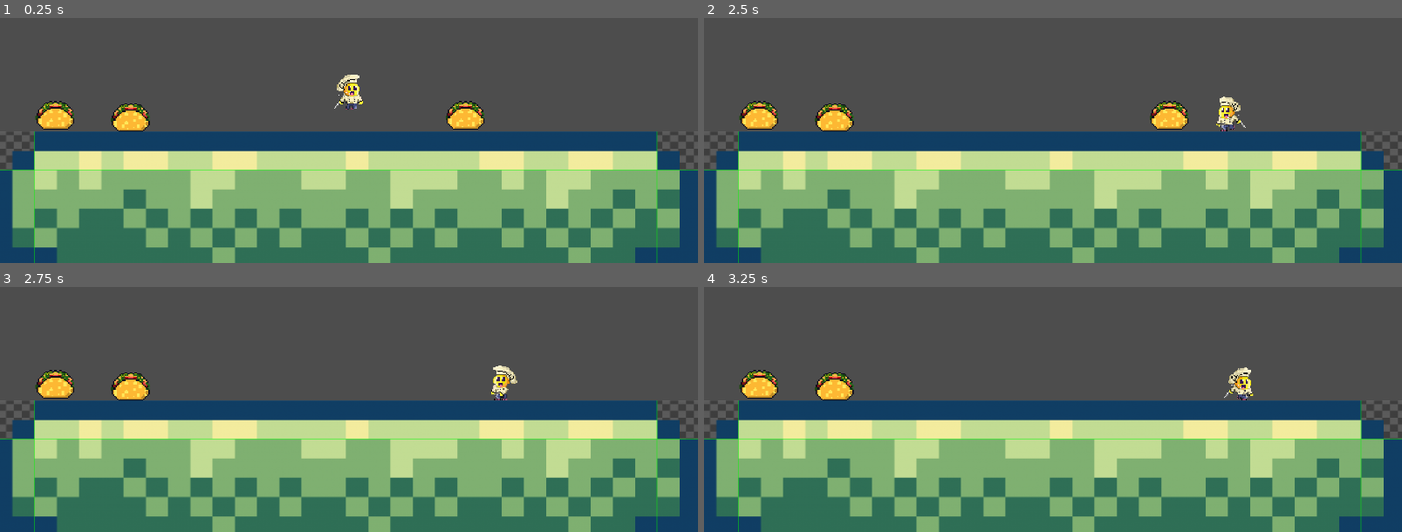
Above: before the commit, frames 1-4 (two rows, left to right).
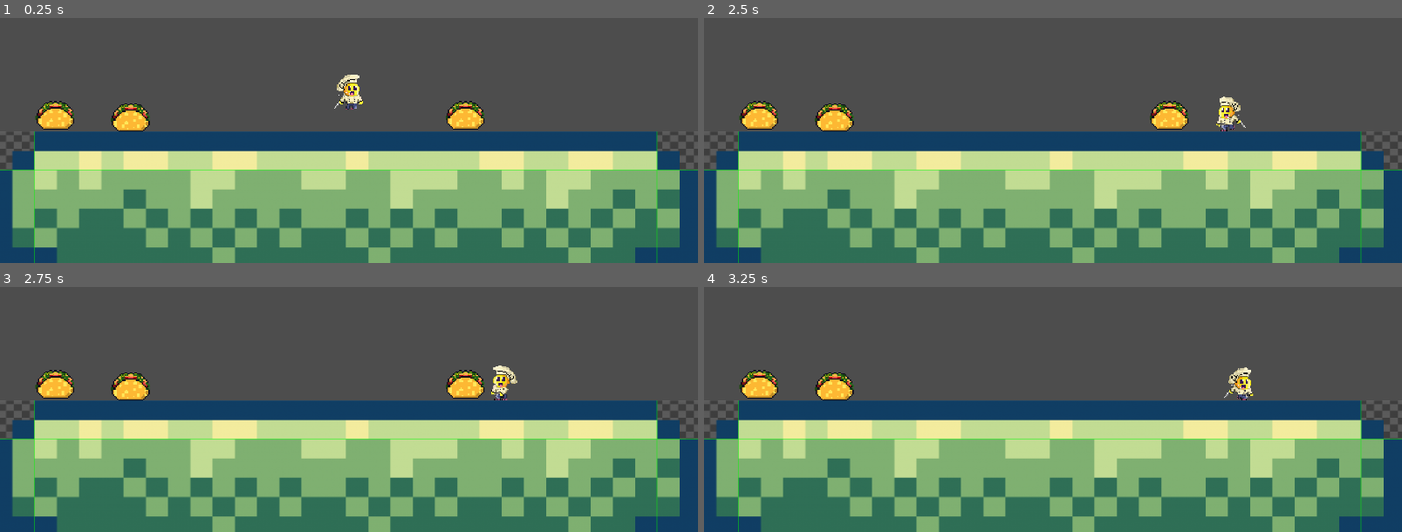
Above: after the commit, the same moments.

Repository: Arsenaultm90/ML_InsideOut_GameJam
Game: Godot game, scene res://Scenes/Main.tscn
The game is run twice, just before and just after one commit, with the same random seed, the same clock (stepped at 60 frames per second) and the same inputs.
Inputs (mouse positions are in pixels of both pictures, inside the frame that each line leads up to):
- Up to frame 1 (0.25 s): no input
- Up to frame 2 (2.5 s): move the mouse to (1206, 47) at 0.52 s; hold D (Right) 0.53-2.03 s; click (1206, 47) at 0.6 s; tap Space (Jump) at 0.77, 1.52 s; move the mouse to (913, 86) at 1.27 s; click (913, 86) at 1.35 s; move the mouse to (outside the picture) at 2.02 s; hold A (Left) from 2.03 s (still down); click (outside the picture) at 2.1 s
- Up to frame 3 (2.75 s): keep holding A (Left)
- Up to frame 4 (3.25 s): move the mouse to (1018, 414) at 2.77 s; release A (Left) at 2.78 s; hold D (Right) from 2.78 s (still down); click (1018, 414) at 2.85 s; tap Space (Jump) at 3.02 s

Frames 1-2 are identical in both runs. In frame 3, 0.5% of the frame differs, in the area x 63-70%, y 33-46%; in frame 4, nothing differs.

Commit message:
The taco now disappears slowwwwwwly

Diff:
--- a/Nodes/MainCharacter/Player_Movement.gd
+++ b/Nodes/MainCharacter/Player_Movement.gd
@@ -9,6 +9,7 @@
 @onready var sprite = $Area2D/AnimatedSprite2D
 var current_animation: String = ""
 var input_locked: bool = false
+var collision_node : Area2D = null;
 
 
 func _ready():
@@ -17,6 +18,7 @@
 
 func _on_animation_finished() -> void:
 	if current_animation == "Eat":
+		collision_node.queue_free()
 		input_locked = false  # Re-enable input when the animation finishes
 
 func _on_area_entered(colArea: Area2D) -> void:
@@ -24,7 +26,7 @@
 	if colArea.is_in_group("Food"):  # Ensure your StaticBody2D is in this group
 		state = States.EATING
 		set_state(state)
-		colArea.queue_free()
+		collision_node = colArea
 
 
 func _physics_process(delta):
